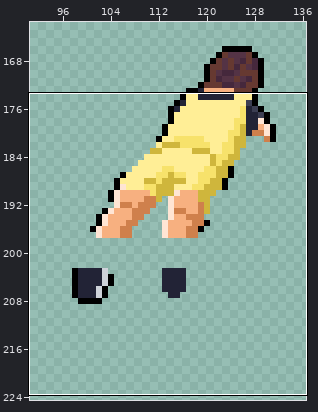
Pixel-art file: T/android/assets/gym2.aseprite. The first picture is a wide view before the edit; the outline marks the close-up.
Close-up. Earlier state:
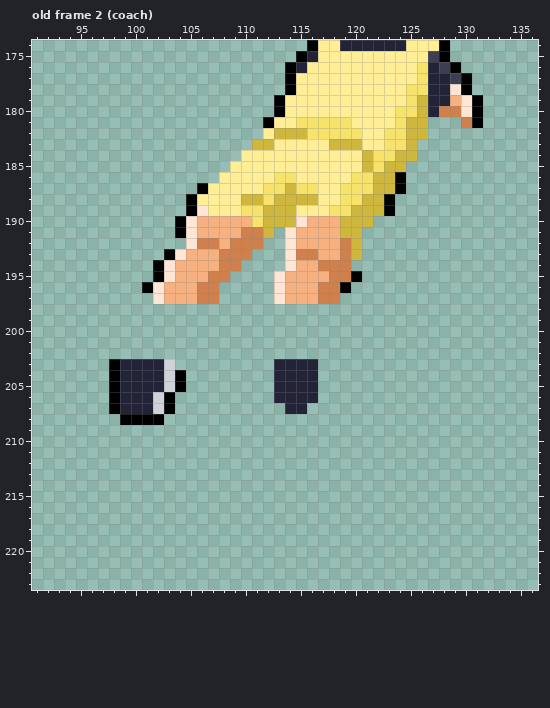
400x225 pixels, 60 frames. Colours within 5 levels of each other are drawn and written as one. Shown: old frame 2 (coach): x 91..136, y 174..223. The wide view leaves out empty margins. The commit also changed other frames or places, which this record leaves out.
Now the later version:
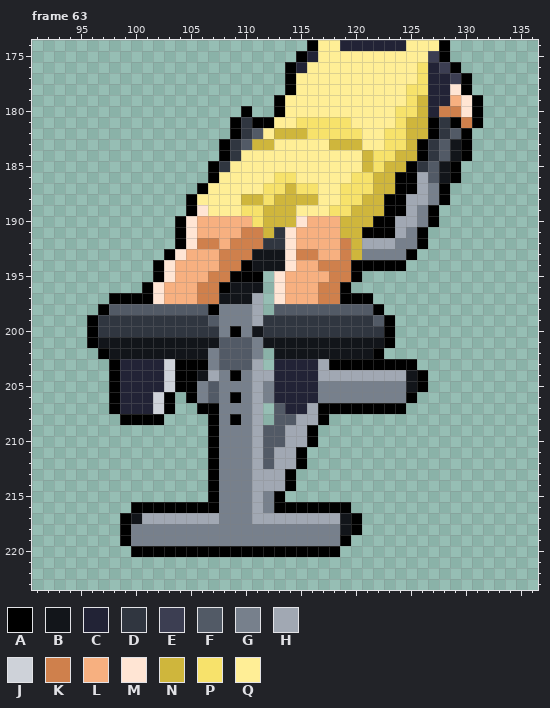
Palette (. is transparent): A #000000  B #12151a  C #222336  D #303640  E #3c3e52  F #525a66  G #77808c  H #a1a8b3  J #ced2d9  K #cf804c  L #f7b080  M #ffe5d4  N #cfb63c  P #f7e26b  Q #ffee96
A new or re-ordered frame is compared with the old frame closest to it.
The edit:
frames 60 -> 67
layer "hiper" now shown
--- frame 63 is new; against old frame 2 (coach), layer "hiper"
@@ x 91..136 @@
 179 ......................AQQQQQQQQQQQPNCCLMA.....
-180 ......................AQQQQQQQQQQPPNCKKMA.....
-181 .....................AQQPPPPPQQQQPNN...KA.....
-182 .....................QNNNPPPPPQQPPNN..........
-183 ....................NNQQQQQNNNQQPPN...........
-184 ...................QQQQQQQQQQQNPPNN...........
-185 ..................QQQQQQQQQQQQNPNN............
-186 .................QQQQQPPQQQQQPPNNA............
-187 ...............AQQQQQPPNPPQQPPPNNA............
-188 ..............AQQQQNNPNNNNQQPPNNA.............
-189 ..............AMQQQPPNNNQQQPPNNNA.............
-190 .............AMLLLLLPNNNMLLLNNN...............
-191 .............AMLLLLKKN.MLLLLNN................
-192 ..............MKKLKKK..MLLLLKN................
-193 ............AMLLLKKK...MKKLLKN................
-194 ...........AMLLLLKK....MLLKKK.................
-195 ...........AMLLLKK....MLLLLKKA................
-196 ..........AMLLLKK.....MLLLKKA.................
-197 ...........MLLLKK.....MLLLKK..................
-198 ..............................................
-199 ..............................................
-200 ..............................................
-201 ..............................................
-202 ..............................................
-203 .......ACCCCJ.........CCCC....................
-204 .......ACCCCJA........CCCC....................
-205 .......ACCCCJA........CCCC....................
-206 .......ACCCJA.........CCCC....................
-207 .......ACCCJA..........CC.....................
-208 ........AAAA..................................
-209 ..............................................
-210 ..............................................
-211 ..............................................
-212 ..............................................
-213 ..............................................
-214 ..............................................
-215 ..............................................
-216 ..............................................
-217 ..............................................
-218 ..............................................
-219 ..............................................
-220 ..............................................
+180 ...................A..AQQQQQQQQQQPPNCKKMA.....
+181 ..................ADAAQQPPPPPQQQQPNNADAKA.....
+182 ..................ADFQNNNPPPPPQQPPNNADFA......
+183 .................ADFNNQQQQQNNNQQPPNADFBA......
+184 .................ADQQQQQQQQQQQNPPNNADFBA......
+185 ................ADQQQQQQQQQQQQNPNNADFBA.......
+186 ................AQQQQQPPQQQQQPPNNAAHFBA.......
+187 ...............AQQQQQPPNPPQQPPPNNAAHGA........
+188 ..............AQQQQNNPNNNNQQPPNNAAHHGA........
+189 ..............AMQQQPPNNNQQQPPNNNAAHGA.........
+190 .............AMLLLLLPNNNMLLLNNNAAHHGA.........
+191 .............AMLLLLKKNDMLLLLNNAAAHGA..........
+192 .............AMKKLKKKDDMLLLLKNHHHGGA..........
+193 ............AMLLLKKKBBBMKKLLKNGGGGA...........
+194 ...........AMLLLLKKABBBMLLKKKAAAAA............
+195 ...........AMLLLKKAAA.MLLLLKKA................
+196 ..........AMLLLKKABBB.MLLLKKA.................
+197 .......AAAAMLLLKKBBBH.MLLLKKAAA...............
+198 ......AFFFFFFFFFAGGGH.FFFFFFFFFA..............
+199 .....ADDDDDDDDDDFGGGHDDDDDDDDDDFA.............
+200 .....ADDDDDDDDDDDGAGBDDDDDDDDDDDA.............
+201 .....ABBBBBBBBBBBFFFGBBBBBBBBBBBA.............
+202 ......ABBBBBBBBBGFFFG.BBBBBBBBBA..............
+203 .......ACCCCJAAAGFFFH.CCCCHAAAAAAAA...........
+204 .......ACCCCJAABHGAGHHCCCCHHHHHHHHBA..........
+205 .......ACCCCJAAGFGGGHGCCCCGGGGGGGGBA..........
+206 .......ACCCJA.AGFGAGHGCCCCGGGGGGGGA...........
+207 .......ACCCJA..AAGGGH.FCCHAAAAAAAA............
+208 ........AAAA....AGAGH.FFHHA...................
+209 ................AGGGHFFHHA....................
+210 ................AGGGHFFHHA....................
+211 ................AGGGHFHHA.....................
+212 ................AGGGHFHHA.....................
+213 ................AGGGHHHA......................
+214 ................AGGGHHHA......................
+215 ................AGGGHGA.......................
+216 .........AAAAAAAAGGGHGAAAAAAA.................
+217 ........ABHHHHHHHGGGHHHHHHHHBA................
+218 ........AGGGGGGGGGGGGGGGGGGGBA................
+219 ........AGGGGGGGGGGGGGGGGGGGA.................
+220 .........AAAAAAAAAAAAAAAAAAA..................
 221 ..............................................
Pixel boxes of the changes (left, top, right, bottom) in both close-ups:
added: (87, 106, 472, 557)
